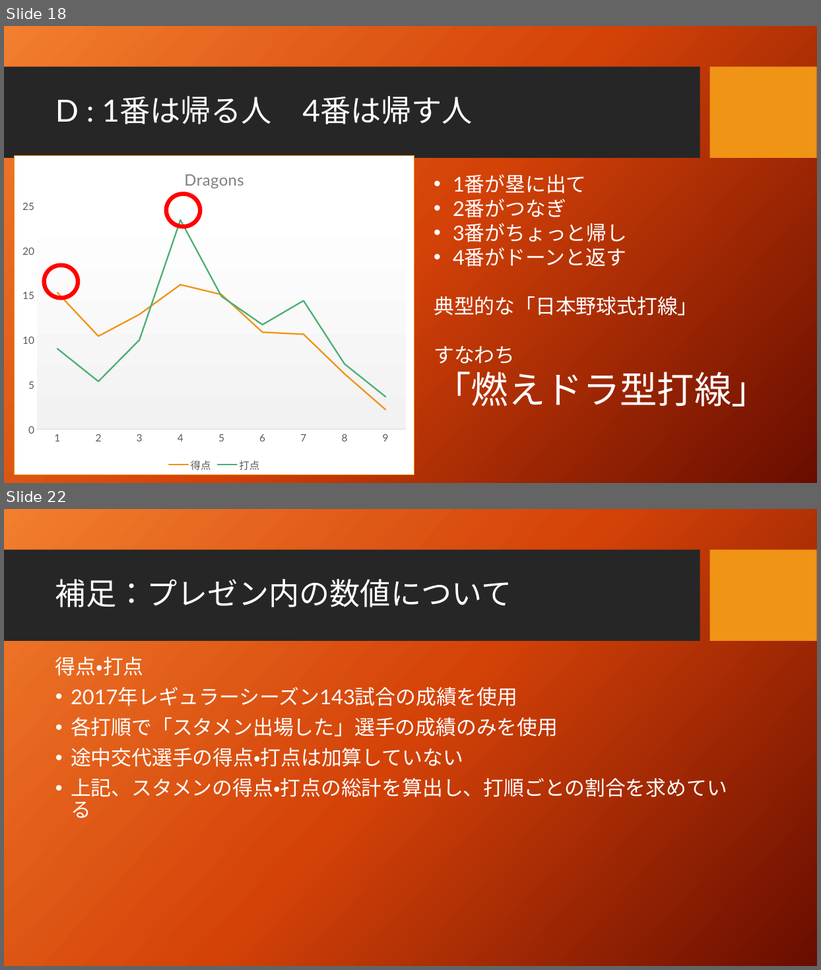
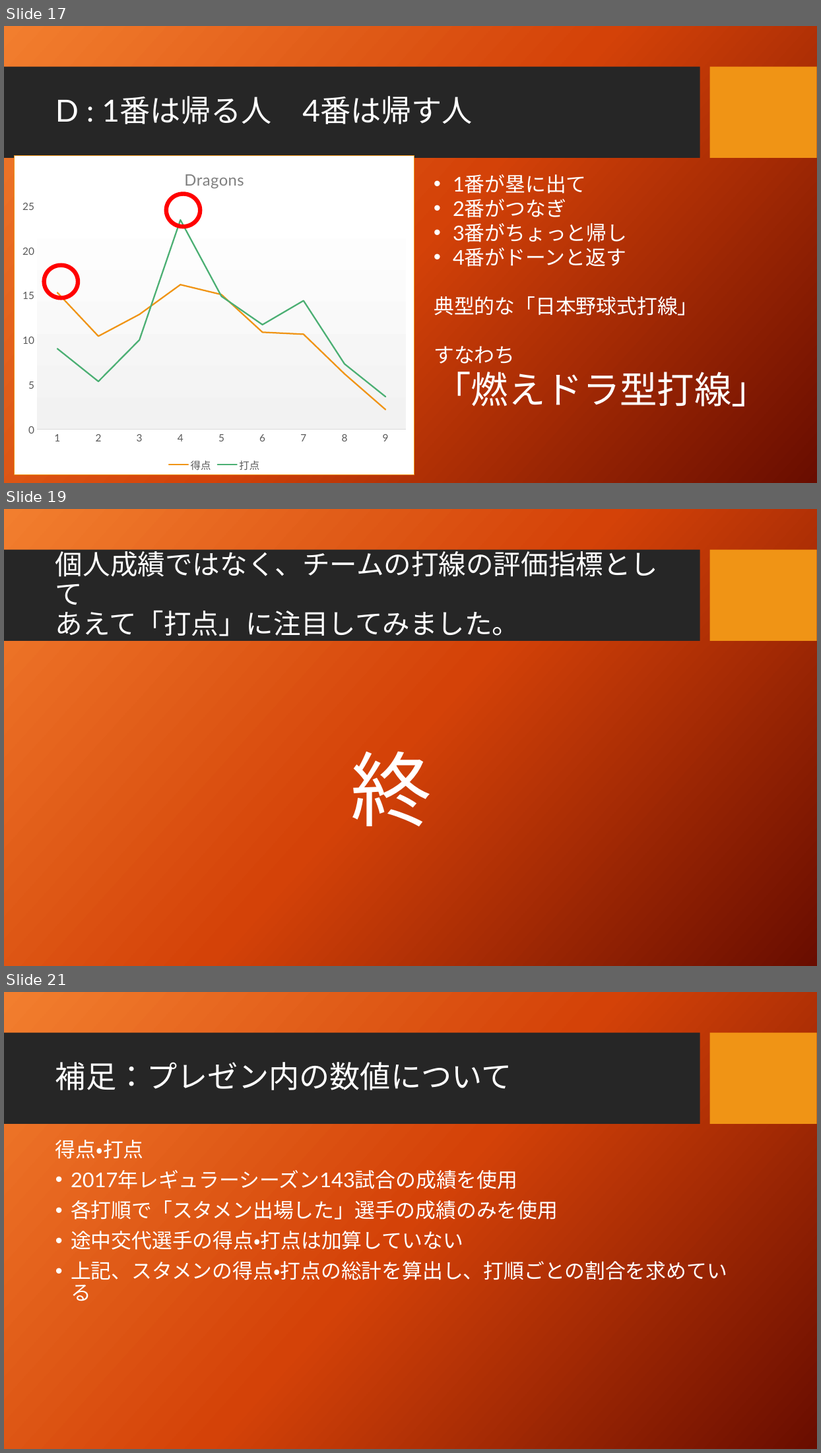
Before and after one commit to taichiw/baseball201712, a slide deck: 2番ペゲーロとは何だったのか.pptx. Shown one above the other, each under a label of ours: slides 18 and 22 before the commit, slides 17, 19 and 21 after it; the slides between them are not shown. The pictures are 821x970 and 821x1453 pixels, drawn with LibreOffice and Linux fonts; fonts in the diff are those of the drawing; background and template pictures are left out. Boxes give left, top, right and bottom in pixels: in the first picture for what was removed or moved away, otherwise in the second. Text is boxed around its words. In the diff, an @@ line names an element or a change of style, - is before the commit and + after.

```diff
--- a/2番ペゲーロとは何だったのか.pptx
+++ b/2番ペゲーロとは何だったのか.pptx
@@ slide 19 added at <box>4,509,817,966</box>, background picture (left out); not listed: 2 template elements that a slide beside it also shows @@
@@ title added at <box>55,547,658,636</box>, 32.4 pt, text #FFFFFF @@
+個人成績ではなく、チームの打線の評価指標として
+あえて「打点」に注目してみました。
@@ text added at <box>351,751,432,827</box>, 96 pt, text #FFFFFF @@
+終
@@ what was slide 18 is now slide 17 @@
@@ what was slide 22 is now slide 21 @@
```
Also in this commit, not shown: 3 other slides added, 1 other file.
